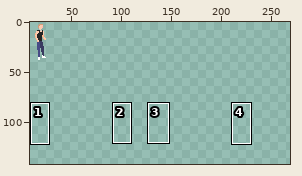
One commit to this sprite sheet: data/Games/Game0/Assets/img/suki_scene/suki.png. Above: a wide view before the commit, with the close-up outlined.
Close-up. The starting point:
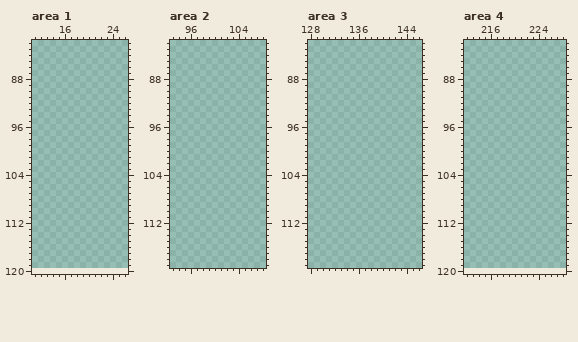
The file is 320x120 pixels. Shown: area 1: x 11..26, y 82..120; area 2: x 93..108, y 82..119; area 3: x 128..146, y 82..119; area 4: x 212..228, y 82..120. The old version is drawn lined up with the new one, on the new canvas. The wide view leaves out empty margins. The commit also changed other parts of the picture, which this record leaves out.
Once edited:
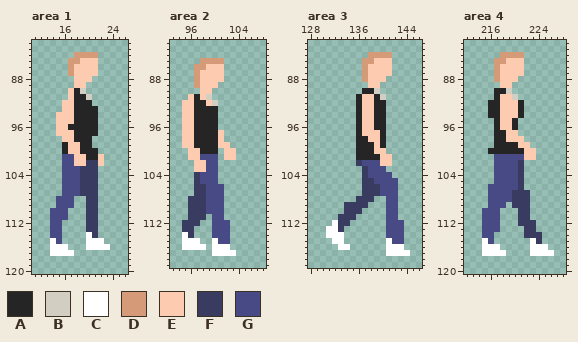
Palette (. is transparent): A #252525  B #d2cfc2  C #ffffff  D #d59a78  E #fdcbaf  F #393b60  G #474a85
Change:
canvas 320x120 -> 320x480
Changed rows in their new state; - is an unchanged pixel.
Area 1:
first column x 14:
 84 ----DDDD--
 85 ---DDEEE--
 86 ---DEEEE--
 87 ---DEEEE--
 88 ----EEE---
 89 ----EE----
 90 ---EAB----
 91 ---EAAB---
 92 --EEAAA---
 93 --EEAAAA--
 94 -EEEAAAA--
 95 -EEEAAAA--
 96 -EEAAAAA--
 97 -EEEAAAA--
 98 --EEAAA---
 99 --AEEAA---
100 --AEEAAA--
101 --GGEEAAE-
102 --GGEEFFE-
103 --GGGFFF--
104 --GGGFFF--
105 --GGGFFF--
106 --GGGFFF--
107 --GGGFFF--
108 -GGG--FF--
109 -GGG--FF--
110 GGG---FF--
111 GGG---FF--
112 GG----FF--
113 GG----FF--
114 GG----CF--
115 CG----CCC-
116 CCC---CCCC
117 CCCC------
Area 2:
first column x 95:
 85 ---DDDD--
 86 --DDEEE--
 87 --DEEEE--
 88 --DEEEE--
 89 --DEEE---
 90 ---EE----
 91 -EAEB----
 92 EEAAEB---
 93 EEAAAA---
 94 EEAAAA---
 95 EEAAAA---
 96 EEAAAA---
 97 EEAAAAE--
 98 EEAAAAE--
 99 EEAAAAEE-
100 -EEAAA-EE
101 -EEGGG-EE
102 --EEGG---
103 --EEGG---
104 --FGGG---
105 --FGGG---
106 --FFGGG--
107 --FFGGG--
108 -FFFGGG--
109 -FFFGGG--
110 -FFFGGG--
111 -FFF-GG--
112 FFF--GGG-
113 FF---GGG-
114 CF---GGG-
115 CCC--CGG-
116 CCCC-CCC-
117 -----CCCC
Area 3:
first column x 131:
 84 -------DDDD---
 85 ------DDEEE---
 86 ------DEEEE---
 87 ------DEEEE---
 88 ------DEEE----
 89 -------EE-----
 90 ------AAB-----
 91 -----AEEAB----
 92 -----AEEAA----
 93 -----AEEAA----
 94 -----AEEAA----
 95 -----AEEAA----
 96 -----AEEAA----
 97 -----AEEEA----
 98 -----AAEEA----
 99 -----AAAEA----
100 -----AAAEE----
101 -----AAAAEE---
102 -----FGGGEE---
103 ------FGGG----
104 ------FGGGG---
105 ------FFGGGG--
106 ------FFFGGG--
107 ------FFFGGG--
108 -----FFF--GG--
109 ---FFFF---GG--
110 ---FFF----GG--
111 --FFF-----GG--
112 -CFF------GGG-
113 CCF-------GGG-
114 CCC-------GGG-
115 -CC-------CGG-
116 --CC------CCC-
117 ----------CCCC
Area 4:
first column x 215:
 84 ---DDDD-----
 85 --DDEEE-----
 86 --DEEEE-----
 87 --DEEEE-----
 88 --DEEE------
 89 ---EE-------
 90 --AAB-------
 91 --AEEB------
 92 -AAEEEA-----
 93 -AAEEEA-----
 94 -AAEEEA-----
 95 --AEEA------
 96 --AEEA------
 97 --AAEE------
 98 --AAEEE-----
 99 --AAAAEE----
100 -AAAAAAEE---
101 --GGGGGEE---
102 --GGGGF-----
103 --GGGGF-----
104 --GGGGF-----
105 --GGGGF-----
106 -GGGGGF-----
107 -GGGGFFF----
108 -GGGGFFF----
109 -GGG-FFF----
110 GGG---FF----
111 GGG---FF----
112 GGG---FFF---
113 GGG----FF---
114 GG-----FFF--
115 CG------CF--
116 CCC-----CCC-
117 CCCC----CCCC
Pixel boxes of the changes (left, top, right, bottom) in both close-ups:
added: (50, 52, 110, 256)
added: (182, 58, 236, 256)
added: (326, 52, 410, 256)
added: (482, 52, 554, 256)
